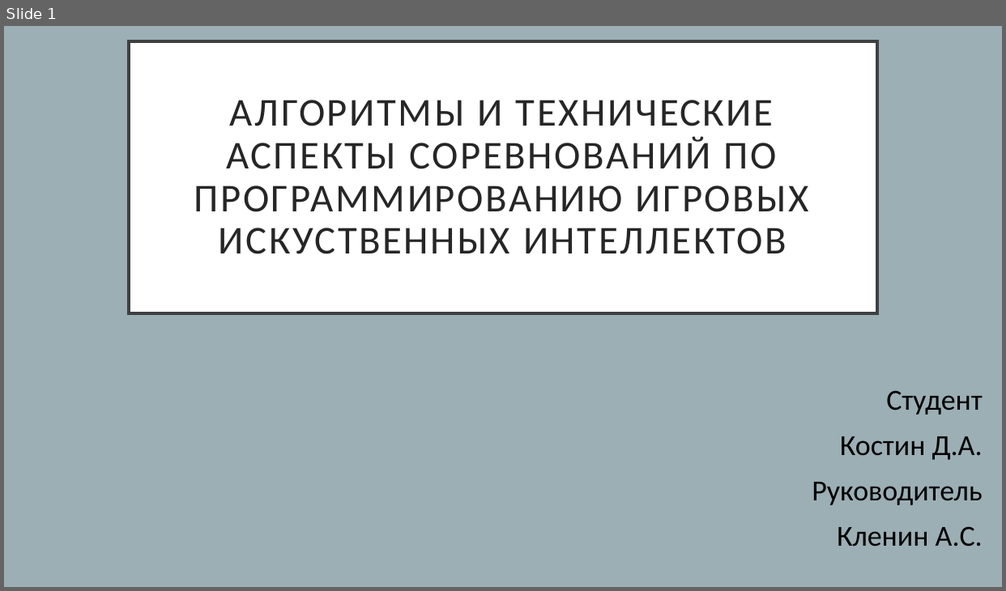
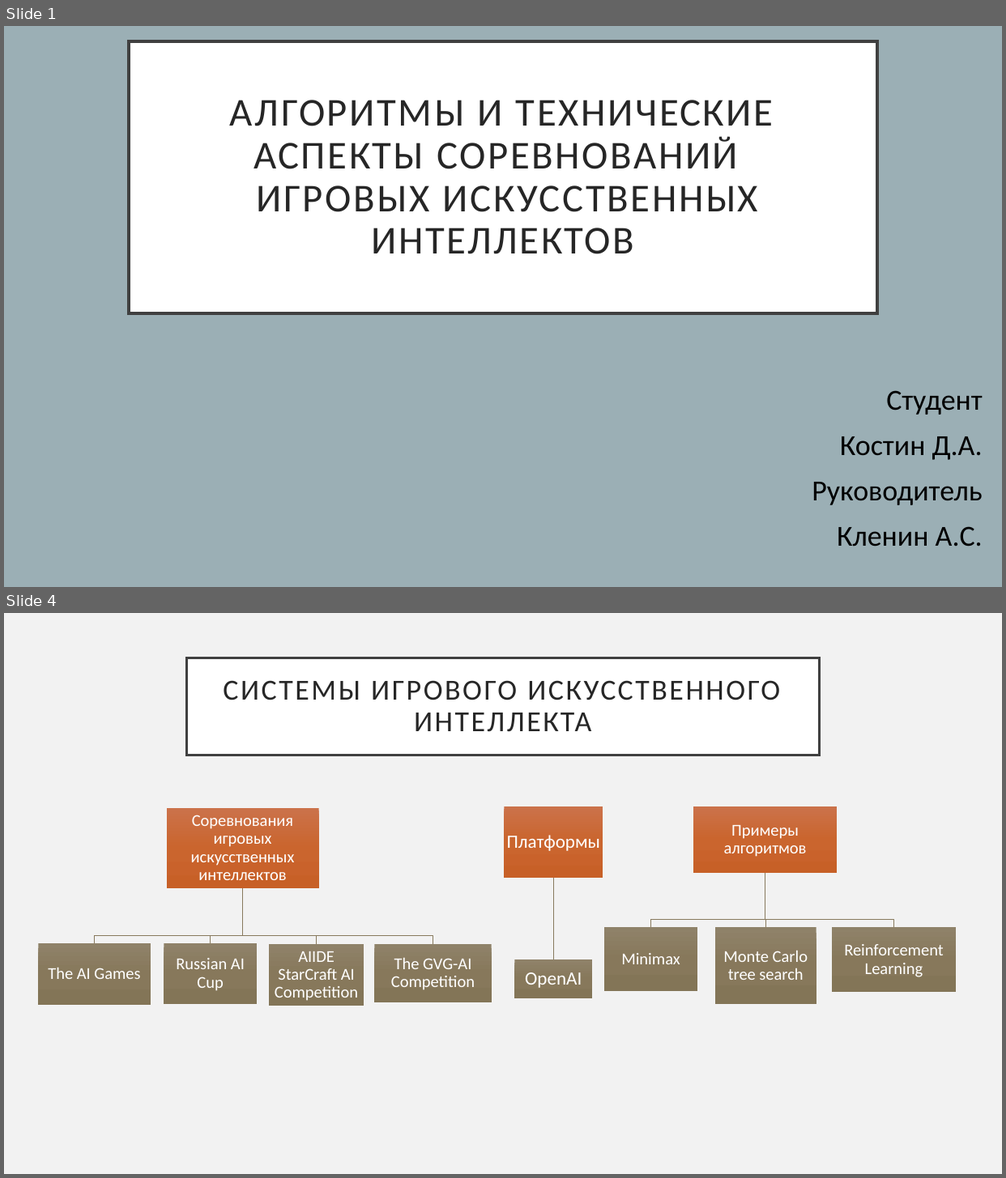
Before and after one commit to etharner/aigame, a slide deck: presentation.pptx. Shown one above the other, each under a label of ours: slide 1 before the commit, slides 1 and 4 after it; the slides between them are not shown. The pictures are 1006x591 and 1006x1178 pixels, drawn with LibreOffice and Linux fonts; fonts in the diff are those of the drawing. Boxes give left, top, right and bottom in pixels: in the first picture for what was removed or moved away, otherwise in the second. Text is boxed around its words. In the diff, an @@ line names an element or a change of style, - is before the commit and + after.

```diff
--- a/presentation.pptx
+++ b/presentation.pptx
@@ slide 4 added at bbox=[4, 613, 1002, 1174], background #F2F2F2 @@
@@ title added at bbox=[187, 658, 819, 756], fill #FFFFFF, outline #404040 2.5 pt, 28 pt, text #262626 @@
+СИСТЕМЫ ИГРОВОГО ИСКУССТВЕННОГО ИНТЕЛЛЕКТА
@@ group added at bbox=[39, 806, 956, 1006]: 11 rectangles, 11 texts, 8 freeform shapes @@
+Соревнования игровых искусственных интеллектов
+The AI Games
+Russian AI Cup
+AIIDE StarCraft AI Competition
+The GVG-AI Competition
+Платформы
+OpenAI
+Примеры алгоритмов
+Minimax
+Monte Carlo tree search
+Reinforcement Learning
@@ slide 1 changed as well @@
@@ title at bbox=[230, 100, 774, 254]: text changed @@
-АЛГОРИТМЫ И ТЕХНИЧЕСКИЕ АСПЕКТЫ СОРЕВНОВАНИЙ ПО ПРОГРАММИРОВАНИЮ ИГРОВЫХ ИСКУСТВЕННЫХ ИНТЕЛЛЕКТОВ
+АЛГОРИТМЫ И ТЕХНИЧЕСКИЕ АСПЕКТЫ СОРЕВНОВАНИЙ
+ИГРОВЫХ ИСКУСCТВЕННЫХ ИНТЕЛЛЕКТОВ
```
Also in this commit, not shown: 18 other slides added, 1 slide removed, 1 other file.
